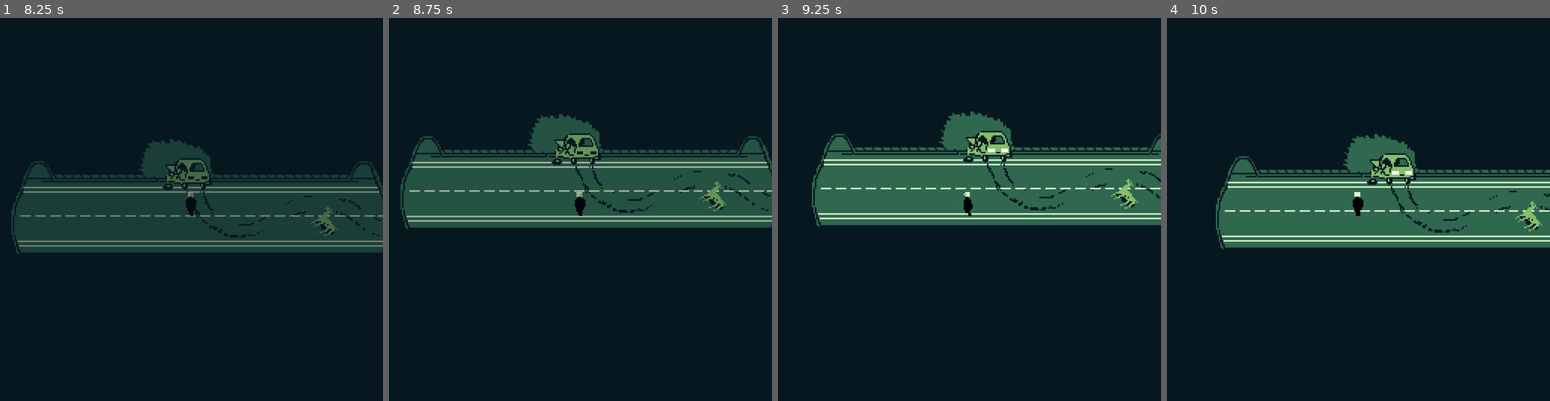
Above: before the commit, frames 1-4 (left to right).
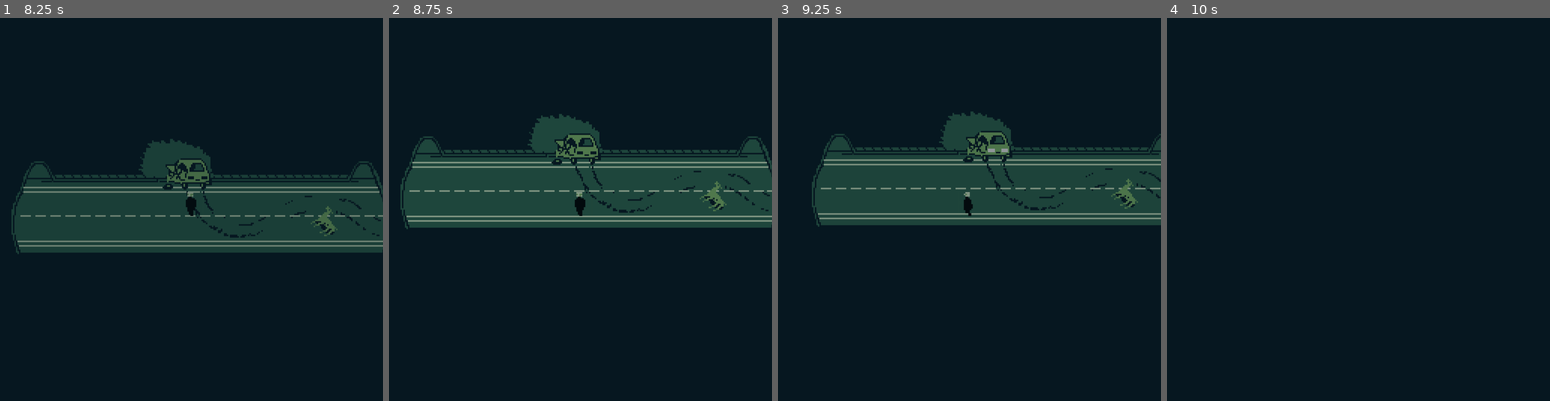
Above: after the commit, the same moments.

Repository: nelsonblake/Rubber-Boots
Game: Godot game, scene res://Scenes/Deer.tscn
The game is run twice, just before and just after one commit, with the same random seed, the same clock (stepped at 60 frames per second) and the same inputs. This scene is started directly instead of the project's main scene.
Inputs:
- Up to frame 1 (8.25 s): tap Enter (ui_accept) at 0.5, 1.35, 1.52, 1.82, 2, 2.85, 3.02, 3.32, 3.5, 4.35, 4.52, 4.82, 5, 5.85, 6.02, 6.32, 7.35, 7.52, 7.82 s; hold Right (ui_right) 0.53-1.28 s; hold Enter (ui_accept) 0.53-1.28 s; hold Down (ui_down) 1.28-2.03 s; hold Right (ui_right) 2.03-2.78 s; hold Enter (ui_accept) 2.03-2.78 s; hold Up (ui_up) 2.78-3.53 s; hold Enter (ui_accept) 3.53-4.28 s; hold Left (ui_left) 3.53-5.03 s; hold Down (ui_down) 5.03-5.78 s; hold Enter (ui_accept) 5.03-5.78 s; hold Right (ui_right) 5.78-6.53 s; hold Up (ui_up) 6.53-7.28 s; hold Enter (ui_accept) 6.53-7.28 s; hold Right (ui_right) 7.28-8.03 s; hold Down (ui_down) from 8.03 s (still down); hold Enter (ui_accept) from 8.03 s (still down)
- Up to frame 2 (8.75 s): keep holding Down (ui_down); keep holding Enter (ui_accept)
- Up to frame 3 (9.25 s): release Down (ui_down) at 8.78 s; release Enter (ui_accept) at 8.78 s; hold Left (ui_left) from 8.78 s (still down); tap Enter (ui_accept) at 8.85, 9.02 s
- Up to frame 4 (10 s): tap Enter (ui_accept) at 9.32 s; release Left (ui_left) at 9.53 s; hold Up (ui_up) from 9.53 s (still down); hold Enter (ui_accept) from 9.53 s (still down)

Frame 1 is identical in both runs. In frame 2, 1.6% of the frame differs, in the area x 4-100%, y 30-54%; in frame 3, 18%; in frame 4, 18%, in the area x 12-100%, y 30-61%.

Commit message:
car trunk scene change added
car trunk scene change added

Diff:
--- /dev/null
+++ b/CarTrunk.gd
@@ -0,0 +1,27 @@
+extends Node2D
+
+
+# Declare member variables here. Examples:
+var timer = Timer.new()
+var timer2 = Timer.new()
+
+# Called when the node enters the scene tree for the first time.
+func _ready():
+	$Fade.connect("animation_finished", self, "onTimeout2")
+	timer.set_one_shot(true)
+	timer.set_wait_time(5)
+	timer.connect("timeout", self, "onTimeout")
+	add_child(timer)
+	timer.start()
+	$Fade.play("FadeIn")
+
+func onTimeout():
+	$Fade.play_backwards("FadeIn")
+	timer.set_one_shot(true)
+	timer.set_wait_time(2)
+	timer.connect("timeout", self, "onTimeout2")
+	add_child(timer)
+	timer.start()
+
+func onTimeout2():
+	get_tree().change_scene("res://Scenes/UnderpassStart.tscn")
--- /dev/null
+++ b/CarTrunkArea.gd
@@ -0,0 +1,30 @@
+extends Area2D
+
+var timer = Timer.new()
+
+func _ready():
+	#connects the animation_finished emitted by the Fade animation to the func onFadeOutFinish
+	$Fade.connect("animation_finished", self, "onFadeOutFinish")
+
+func _physics_process(_delta):
+	var bodies = get_overlapping_bodies()
+	for body in bodies:
+		#if the player is inside the area near the deer and press accept, it will fade out and change scenes
+		if body.name == "Player" and Input.is_action_pressed("ui_accept"):
+			$Fade.play("fade")
+
+#Starts a timer for 2 seconds after the animation finishes
+func onFadeOutFinish(_ani):
+	timer.connect("timeout", self, "onTimeout") #connects timer timout to func _on_timer_timeout
+	add_child(timer)
+	timer.set_wait_time(1)
+	timer.set_one_shot(true)
+	timer.start()
+
+#call to change the scene upon timer timeout
+func onTimeout():
+	changeScene()
+
+# Function to change scene, just replace Deer with whatever scene
+func changeScene():
+	get_tree().change_scene("res://Scenes/CarTrunk.tscn")
--- /dev/null
+++ b/Scenes/CarTrunk.tscn
@@ -0,0 +1,33 @@
+[gd_scene load_steps=4 format=2]
+
+[ext_resource path="res://CarTrunk.gd" type="Script" id=1]
+[ext_resource path="res://Backgrounds/trunk3.png" type="Texture" id=2]
+
+[sub_resource type="Animation" id=1]
+resource_name = "FadeIn"
+length = 2.0
+tracks/0/type = "value"
+tracks/0/path = NodePath("CarTrunk:modulate")
+tracks/0/interp = 1
+tracks/0/loop_wrap = true
+tracks/0/imported = false
+tracks/0/enabled = true
+tracks/0/keys = {
+"times": PoolRealArray( 0, 0.5, 1, 1.5, 2 ),
+"transitions": PoolRealArray( 1, 1, 1, 1, 1 ),
+"update": 1,
+"values": [ Color( 1, 1, 1, 0 ), Color( 1, 1, 1, 0.203922 ), Color( 1, 1, 1, 0.454902 ), Color( 1, 1, 1, 0.756863 ), Color( 1, 1, 1, 1 ) ]
+}
+
+[node name="CarTrunk" type="Node2D"]
+position = Vector2( 63.0672, 73.9989 )
+script = ExtResource( 1 )
+
+[node name="CarTrunk" type="Sprite" parent="."]
+modulate = Color( 1, 1, 1, 0 )
+position = Vector2( 321.28, 309.45 )
+scale = Vector2( 4.78332, 5.29791 )
+texture = ExtResource( 2 )
+
+[node name="Fade" type="AnimationPlayer" parent="."]
+anims/FadeIn = SubResource( 1 )
--- a/Scenes/Deer.tscn
+++ b/Scenes/Deer.tscn
@@ -1,7 +1,7 @@
 [gd_scene load_steps=4 format=2]
 
 [ext_resource path="res://Backgrounds/deer2.png" type="Texture" id=1]
-[ext_resource path="res://Scenes/Deer.gd" type="Script" id=2]
+[ext_resource path="res://Deer.gd" type="Script" id=2]
 
 [sub_resource type="Animation" id=1]
 resource_name = "FadeIn"
--- a/Scenes/UnderpassStart.tscn
+++ b/Scenes/UnderpassStart.tscn
@@ -8,6 +8,7 @@
 [ext_resource path="res://Music/Left_Foot_Pavement.wav" type="AudioStream" id=6]
 [ext_resource path="res://Backgrounds/underpass upscale.png" type="Texture" id=7]
 [ext_resource path="res://Music/Right_Foot_Pavement.wav" type="AudioStream" id=8]
+[ext_resource path="res://CarTrunkArea.gd" type="Script" id=9]
 
 [sub_resource type="RectangleShape2D" id=1]
 extents = Vector2( 11.1598, 11.929 )
@@ -156,8 +157,28 @@
 "times": PoolRealArray( 0.9 )
 }
 
-[sub_resource type="Animation" id=5]
-resource_name = "LightsBlink"
+[sub_resource type="RectangleShape2D" id=5]
+extents = Vector2( 300.822, 16.2705 )
+
+[sub_resource type="RectangleShape2D" id=6]
+extents = Vector2( 375.157, 10 )
+
+[sub_resource type="RectangleShape2D" id=7]
+extents = Vector2( 21.7493, 171.241 )
+
+[sub_resource type="RectangleShape2D" id=8]
+extents = Vector2( 14.1898, 79.8965 )
+
+[sub_resource type="RectangleShape2D" id=9]
+extents = Vector2( 33.7186, 43.3585 )
+
+[sub_resource type="RectangleShape2D" id=10]
+extents = Vector2( 60.1769, 36.4293 )
+
+[sub_resource type="RectangleShape2D" id=11]
+extents = Vector2( 16.0797, 45.8787 )
+
+[sub_resource type="Animation" id=12]
 length = 2.0
 loop = true
 tracks/0/type = "value"
@@ -185,37 +206,13 @@
 "values": [ Color( 1, 1, 1, 1 ), Color( 1, 1, 1, 0 ) ]
 }
 
-[sub_resource type="RectangleShape2D" id=6]
-extents = Vector2( 50.7275, 33.9095 )
-
-[sub_resource type="RectangleShape2D" id=7]
-extents = Vector2( 300.822, 16.2705 )
-
-[sub_resource type="RectangleShape2D" id=8]
-extents = Vector2( 375.157, 10 )
-
-[sub_resource type="RectangleShape2D" id=9]
-extents = Vector2( 21.7493, 171.241 )
-
-[sub_resource type="RectangleShape2D" id=10]
-extents = Vector2( 14.1898, 79.8965 )
-
-[sub_resource type="RectangleShape2D" id=11]
-extents = Vector2( 33.7186, 43.3585 )
-
-[sub_resource type="RectangleShape2D" id=12]
-extents = Vector2( 60.1769, 36.4293 )
-
 [sub_resource type="RectangleShape2D" id=13]
-extents = Vector2( 16.0797, 45.8787 )
+extents = Vector2( 28, 31 )
 
 [sub_resource type="RectangleShape2D" id=14]
-extents = Vector2( 28, 31 )
-
-[sub_resource type="RectangleShape2D" id=15]
 extents = Vector2( 42, 43 )
 
-[sub_resource type="Animation" id=16]
+[sub_resource type="Animation" id=15]
 length = 2.0
 tracks/0/type = "value"
 tracks/0/path = NodePath("Out:modulate")
@@ -230,8 +227,29 @@
 "values": [ Color( 1, 1, 1, 0 ), Color( 1, 1, 1, 0.266667 ), Color( 1, 1, 1, 0.545098 ), Color( 1, 1, 1, 0.768627 ), Color( 1, 1, 1, 1 ), Color( 1, 1, 1, 1 ), Color( 1, 1, 1, 1 ), Color( 1, 1, 1, 1 ), Color( 1, 1, 1, 1 ), Color( 1, 1, 1, 0 ) ]
 }
 
-[sub_resource type="Animation" id=17]
-resource_name = "introFade"
+[sub_resource type="RectangleShape2D" id=16]
+extents = Vector2( 49.008, 31.5077 )
+
+[sub_resource type="RectangleShape2D" id=17]
+extents = Vector2( 33.8889, 40.9572 )
+
+[sub_resource type="Animation" id=18]
+resource_name = "fade"
+length = 2.0
+tracks/0/type = "value"
+tracks/0/path = NodePath("Out:modulate")
+tracks/0/interp = 1
+tracks/0/loop_wrap = true
+tracks/0/imported = false
+tracks/0/enabled = true
+tracks/0/keys = {
+"times": PoolRealArray( 0, 0.5, 1, 1.5, 2 ),
+"transitions": PoolRealArray( 1, 1, 1, 1, 1 ),
+"update": 1,
+"values": [ Color( 1, 1, 1, 0 ), Color( 1, 1, 1, 0.207843 ), Color( 1, 1, 1, 0.45098 ), Color( 1, 1, 1, 0.741176 ), Color( 1, 1, 1, 1 ) ]
+}
+
+[sub_resource type="Animation" id=19]
 length = 2.0
 tracks/0/type = "value"
 tracks/0/path = NodePath("ColorRect:modulate")
@@ -284,6 +302,38 @@
 
 [node name="Camera2D" type="Camera2D" parent="Underpass/Player"]
 current = true
+
+[node name="CollisionBoxes" type="StaticBody2D" parent="Underpass"]
+
+[node name="CollisionShape2D3" type="CollisionShape2D" parent="Underpass/CollisionBoxes"]
+position = Vector2( 385.963, 429.915 )
+shape = SubResource( 5 )
+
+[node name="CollisionShape2D4" type="CollisionShape2D" parent="Underpass/CollisionBoxes"]
+position = Vector2( 389.113, 602.524 )
+shape = SubResource( 6 )
+
+[node name="Right edge" type="CollisionShape2D" parent="Underpass/CollisionBoxes"]
+position = Vector2( 747.56, 467.083 )
+rotation = -0.253073
+shape = SubResource( 7 )
+
+[node name="Left edge" type="CollisionShape2D" parent="Underpass/CollisionBoxes"]
+position = Vector2( 5.46692, 522.519 )
+shape = SubResource( 8 )
+
+[node name="CollisionShape2D7" type="CollisionShape2D" parent="Underpass/CollisionBoxes"]
+position = Vector2( 702.833, 402.197 )
+shape = SubResource( 9 )
+
+[node name="CollisionShape2D8" type="CollisionShape2D" parent="Underpass/CollisionBoxes"]
+position = Vector2( 65.9429, 405.347 )
+shape = SubResource( 10 )
+
+[node name="Left edge 2" type="CollisionShape2D" parent="Underpass/CollisionBoxes"]
+position = Vector2( 19.3259, 462.043 )
+rotation = 0.507891
+shape = SubResource( 11 )
 
 [node name="CarLightLeft" type="ColorRect" parent="Underpass"]
 margin_left = 385.42
@@ -304,43 +354,7 @@
 }
 
 [node name="LightsBlink" type="AnimationPlayer" parent="Underpass"]
-anims/LightsBlink = SubResource( 5 )
-
-[node name="CollisionBoxes" type="StaticBody2D" parent="Underpass"]
-
-[node name="Car" type="CollisionShape2D" parent="Underpass/CollisionBoxes"]
-position = Vector2( 359.505, 436.845 )
-shape = SubResource( 6 )
-
-[node name="CollisionShape2D3" type="CollisionShape2D" parent="Underpass/CollisionBoxes"]
-position = Vector2( 385.963, 429.915 )
-shape = SubResource( 7 )
-
-[node name="CollisionShape2D4" type="CollisionShape2D" parent="Underpass/CollisionBoxes"]
-position = Vector2( 389.113, 602.524 )
-shape = SubResource( 8 )
-
-[node name="Right edge" type="CollisionShape2D" parent="Underpass/CollisionBoxes"]
-position = Vector2( 747.56, 467.083 )
-rotation = -0.253073
-shape = SubResource( 9 )
-
-[node name="Left edge" type="CollisionShape2D" parent="Underpass/CollisionBoxes"]
-position = Vector2( 5.46692, 522.519 )
-shape = SubResource( 10 )
-
-[node name="CollisionShape2D7" type="CollisionShape2D" parent="Underpass/CollisionBoxes"]
-position = Vector2( 702.833, 402.197 )
-shape = SubResource( 11 )
-
-[node name="CollisionShape2D8" type="CollisionShape2D" parent="Underpass/CollisionBoxes"]
-position = Vector2( 65.9429, 405.347 )
-shape = SubResource( 12 )
-
-[node name="Left edge 2" type="CollisionShape2D" parent="Underpass/CollisionBoxes"]
-position = Vector2( 19.3259, 462.043 )
-rotation = 0.507891
-shape = SubResource( 13 )
+anims/LightsBlink = SubResource( 12 )
 
 [node name="Deer" type="RigidBody2D" parent="Underpass"]
 mode = 1
@@ -372,6 +386,36 @@
 "_edit_use_anchors_": false
 }
 
+[node name="Car" type="RigidBody2D" parent="Underpass"]
+mode = 1
+contacts_reported = 1
+contact_monitor = true
+
+[node name="Car" type="CollisionShape2D" parent="Underpass/Car"]
+position = Vector2( 356.369, 435.757 )
+shape = SubResource( 16 )
+
+[node name="CarTrunkArea" type="Area2D" parent="Underpass/Car/Car"]
+script = ExtResource( 9 )
+
+[node name="CollisionShape2D" type="CollisionShape2D" parent="Underpass/Car/Car/CarTrunkArea"]
+position = Vector2( 29.6082, 9.4494 )
+shape = SubResource( 17 )
+
+[node name="Fade" type="AnimationPlayer" parent="Underpass/Car/Car/CarTrunkArea"]
+anims/fade = SubResource( 18 )
+
+[node name="Out" type="ColorRect" parent="Underpass/Car/Car/CarTrunkArea"]
+modulate = Color( 1, 1, 1, 0 )
+margin_left = -466.0
+margin_top = -477.0
+margin_right = 580.0
+margin_bottom = 480.0
+color = Color( 0.027451, 0.0941176, 0.129412, 1 )
+__meta__ = {
+"_edit_use_anchors_": false
+}
+
 [node name="ColorRect" type="ColorRect" parent="Underpass"]
 margin_left = -215.0
 margin_top = -206.0
@@ -383,7 +427,8 @@
 }
 
 [node name="IntroFade" type="AnimationPlayer" parent="Underpass"]
-anims/introFade = SubResource( 17 )
+anims/introFade = SubResource( 19 )
 [connection signal="body_entered" from="Underpass/Deer" to="Underpass/Deer/Deer Area" method="_on_Deer_body_entered"]
 [connection signal="input_event" from="Underpass/Deer" to="Underpass/Deer/Deer" method="_on_Deer_input_event"]
 [connection signal="body_entered" from="Underpass/Deer/Deer Area" to="Underpass/Player" method="_on_Deer_Area_body_entered"]
+[connection signal="body_entered" from="Underpass/Car/Car/CarTrunkArea" to="Underpass/Player" method="_on_Car_Area_body_entered"]
--- a/Underpass.gd
+++ b/Underpass.gd
@@ -4,7 +4,8 @@
 
 func _ready():
 	$IntroFade.play("introFade")
-	$LightsBlink.play("LightsBlink")
+	if Main.hasKeys == false:
+		$LightsBlink.play("LightsBlink")
 	playerPosition.set_global_position(Main.spawnLocation)
 
 #func _process(delta):
Renamed: Scenes/Deer.gd -> Deer.gd
Not shown: 2 places in Scenes/UnderpassStart.tscn that only renumber resources
Binary file added: Sprites/ascii.png
Not shown, added: Sprites/ascii.png.import
Binary file added: Sprites/frame.png
Not shown, added: Sprites/frame.png.import
